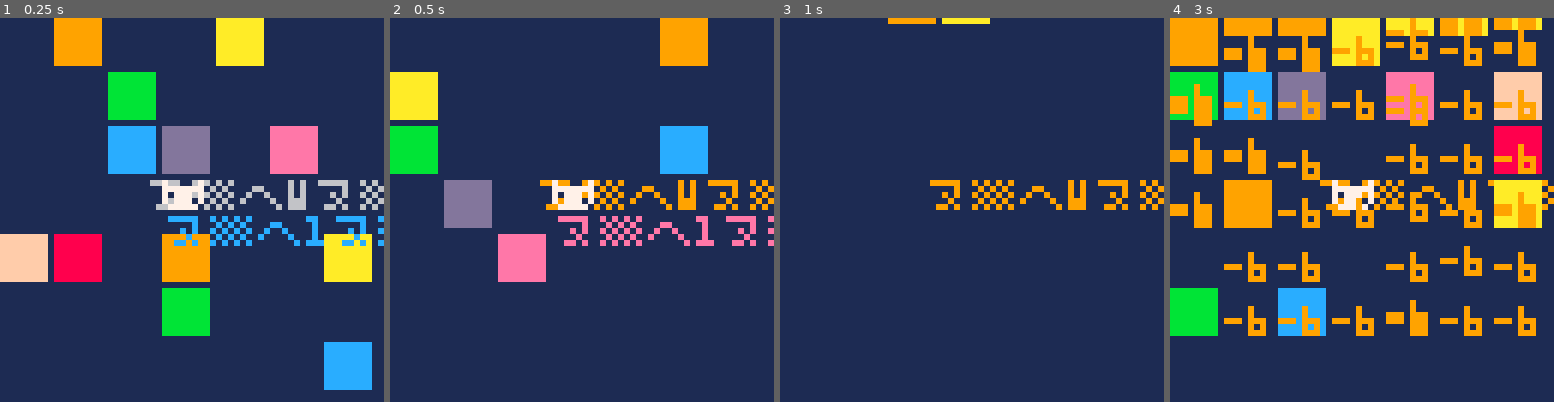
Above: before the commit, frames 1-4 (left to right).
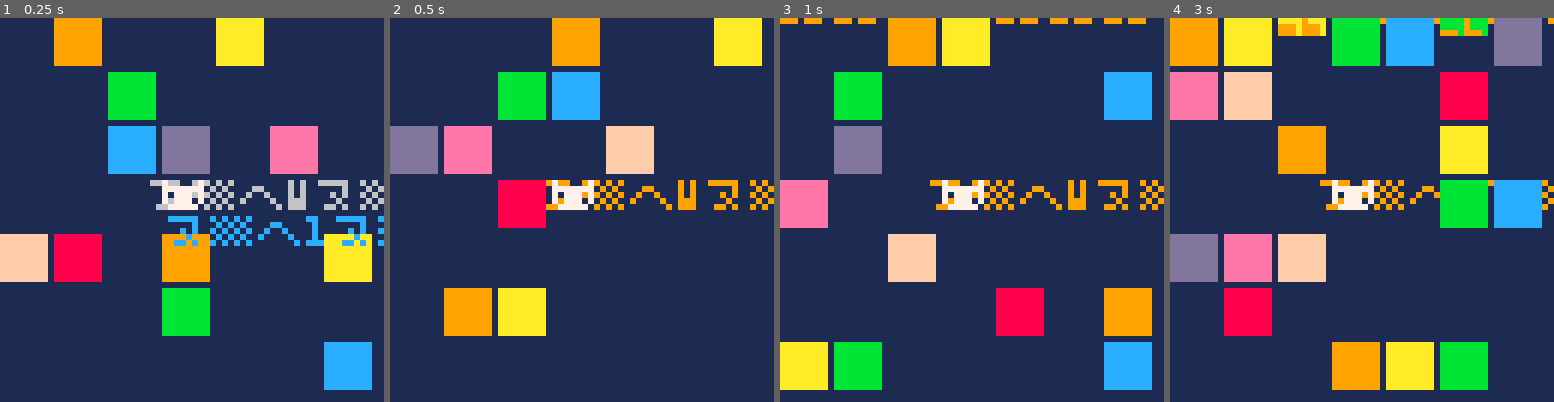
Above: after the commit, the same moments.

Repository: pancelor/bubble-cat
Game: PICO-8 cartridge min.p8
The game is run twice, just before and just after one commit, with the same random seed, the same clock (stepped at 60 frames per second) and the same inputs.
Inputs:
- Up to frame 1 (0.25 s): no input
- Up to frame 2 (0.5 s): tap X (X key) at 0.33 s
- Up to frame 3 (1 s): tap O (Z key) at 0.7 s
- Up to frame 4 (3 s): tap X (X key) at 1.07, 1.85, 2.97 s; hold Right 1.6-2.1 s; tap O (Z key) every 0.4 s from 1.7 to 2.9 s; hold Up 2.15-2.42 s; hold Right from 2.47 s (still down)

Frame 1 is identical in both runs. In frame 2, 25% of the frame differs, in the area x 0-100%, y 0-83%; in frame 3, 20%; in frame 4, 46%, in the area x 0-100%, y 0-97%.

Commit message:
simpler floaters; 706

Diff:
--- a/min.lua
+++ b/min.lua
@@ -1,6 +1,6 @@
 poke(13-😐,3)sc=0sz=0fl={}rf=rectfill
 ::g::bln=0px=3py=3
-function fa(x,y,n)sz+=n add(fl,{x,y,y-7,n})end
+function fa(x,y,n)sz+=n add(fl,{x,y,n})end
 for i=0,48do
 x,y=i%7,i\7if(rnd()<.25and i~=24)bln+=2poke(bln,x,y)
 end
@@ -18,8 +18,7 @@
 if(b<0)fa(u,v,"-6")
 end
 for f in all(fl)do
-x,y,z,n=unpack(f)d=y-z?n,x,y,ord(n)^♥
-f[2]-=d>>3del(fl,d<1and f)
+x,y,n=unpack(f)f[2]-=1?n,x,y,ord(n)^♥
 end
 if(bln==0)b=-1fa(24,24,"+10")?"⁷ceg4⁶4"
 if(b==-1)goto g
Not shown, changed: notes.txt
